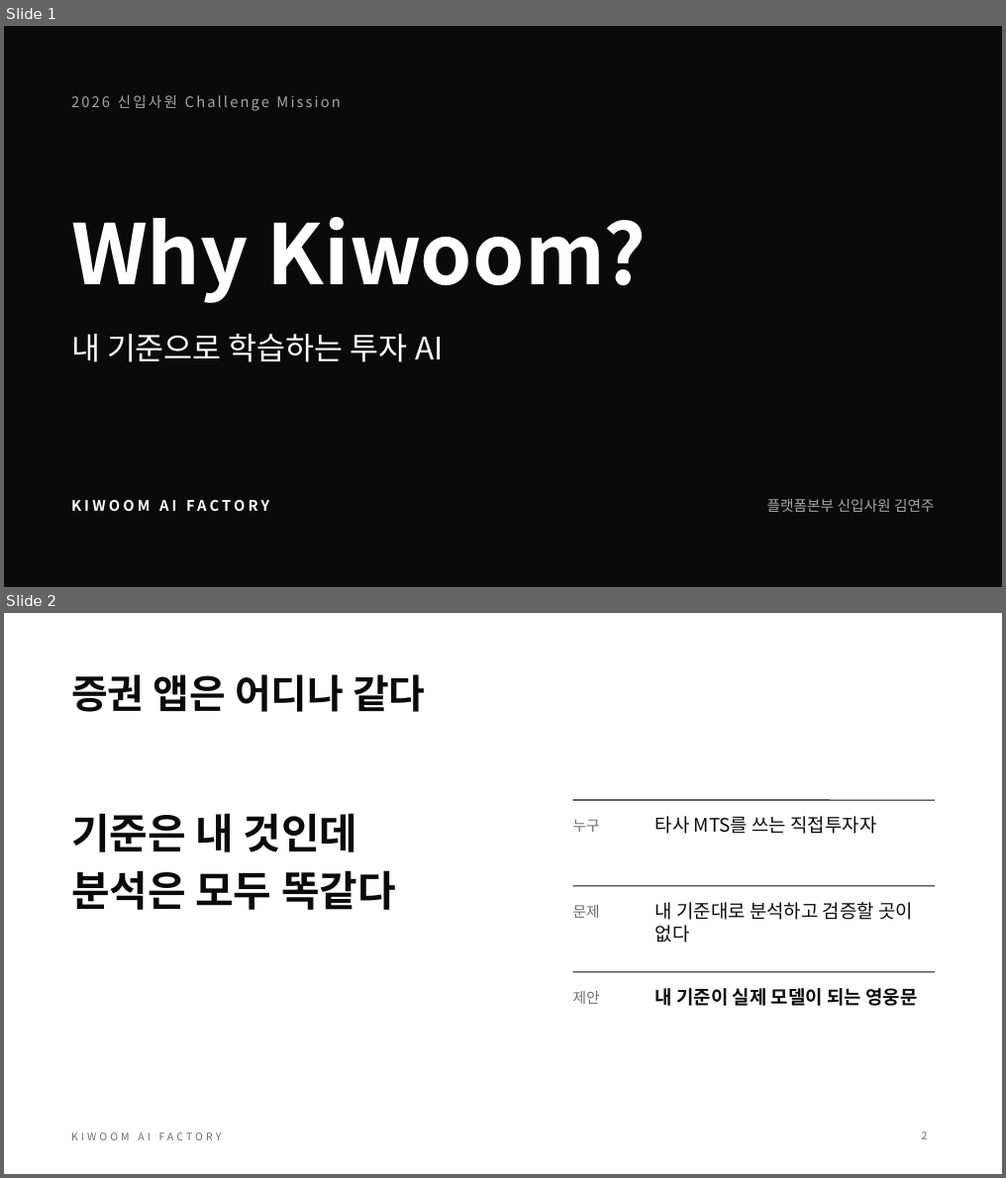
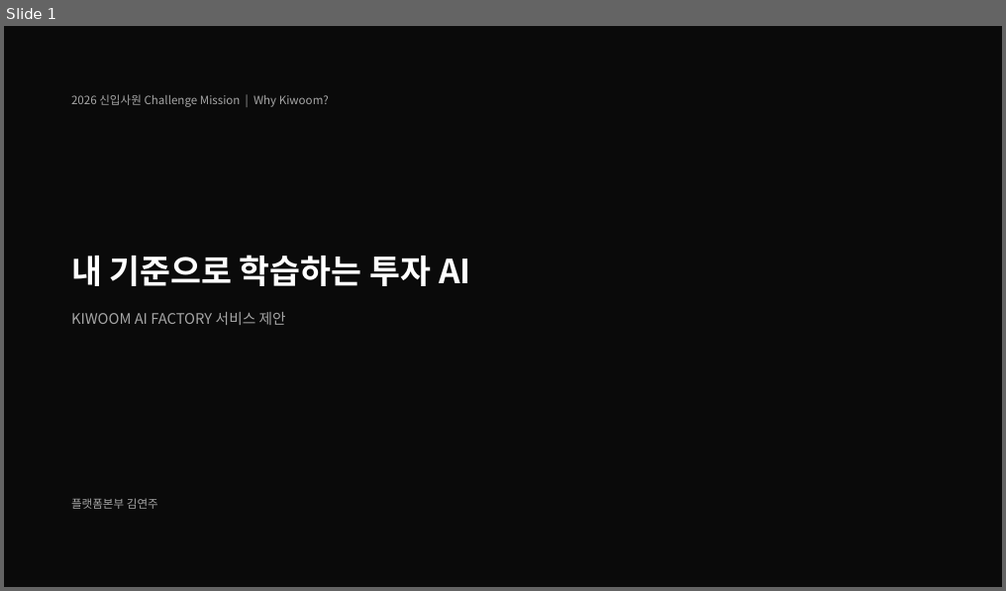
Before and after one commit to kjhoeakjy/why-kw, a slide deck: docs/deck/WhyKiwoom_AI_FACTORY.pptx. Shown one above the other, each under a label of ours: slides 1 and 2 before the commit, slide 1 after it. The pictures are 1006x1178 and 1006x591 pixels, drawn with LibreOffice and Linux fonts; fonts in the diff are those of the drawing. Boxes give left, top, right and bottom in pixels: in the first picture for what was removed or moved away, otherwise in the second. Text is boxed around its words. In the diff, an @@ line names an element or a change of style, - is before the commit and + after.

```diff
--- a/docs/deck/WhyKiwoom_AI_FACTORY.pptx
+++ b/docs/deck/WhyKiwoom_AI_FACTORY.pptx
@@ slide 2 removed at [4,613,1002,1174], background #FFFFFF @@
@@ title removed at [71,674,425,712] @@
-증권 앱은 어디나 같다
@@ text removed at [71,813,396,910] @@
-기준은 내 것인데
-분석은 모두 똑같다
@@ line removed from (573, 800) to (935, 800) @@
@@ text removed at [573,819,600,832] @@
-누구
@@ text removed at [655,816,876,834] @@
-타사 MTS를 쓰는 직접투자자
@@ line removed from (573, 886) to (935, 886) @@
@@ text removed at [573,905,600,918] @@
-문제
@@ text removed at [655,902,913,943] @@
-내 기준대로 분석하고 검증할 곳이 없다
@@ line removed from (573, 972) to (935, 972) @@
@@ text removed at [573,991,600,1004] @@
-제안
@@ text removed at [655,988,917,1006] @@
-내 기준이 실제 모델이 되는 영웅문
@@ text removed at [71,1133,222,1141] @@
-KIWOOM AI FACTORY
@@ page number removed at [922,1132,928,1140] @@
-2
@@ slide 1 changed as well @@
@@ text at [71,94,329,107]: text changed; size 14 to 11 pt @@
-2026 신입사원 Challenge Mission
+2026 신입사원 Challenge Mission | Why Kiwoom?
@@ title at [71,255,471,286]: text changed; size 80 to 32 pt @@
-Why Kiwoom?
+내 기준으로 학습하는 투자 AI
@@ text at [71,312,286,325]: text changed; size 30 to 14 pt; text colour #FFFFFF to #A6A6A6 @@
-내 기준으로 학습하는 투자 AI
+KIWOOM AI FACTORY 서비스 제안
@@ text at [71,498,158,509]: text changed; size 14 to 11 pt; text colour #FFFFFF to #A6A6A6; bold off @@
-KIWOOM AI FACTORY
+플랫폼본부 김연주
@@ text removed at [767,499,935,512] @@
-플랫폼본부 신입사원 김연주
```
Also in this commit, not shown: 2 other slides changed, 3 slides added, 2 other slides removed, 1 other file.
